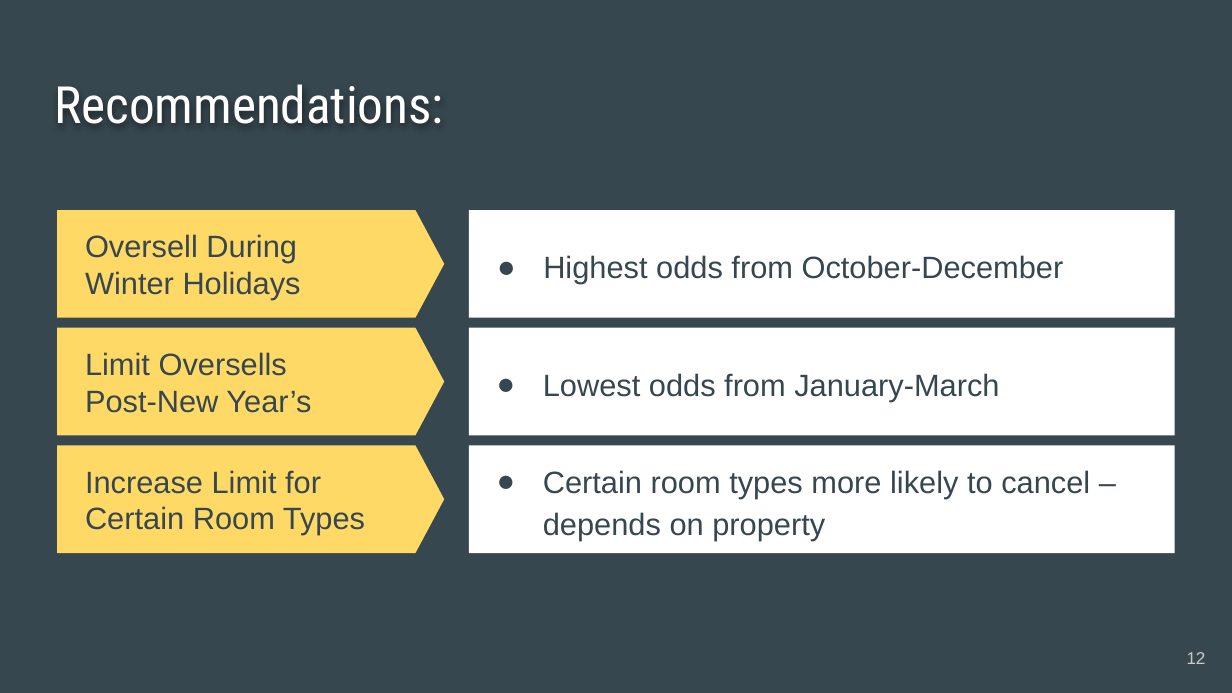
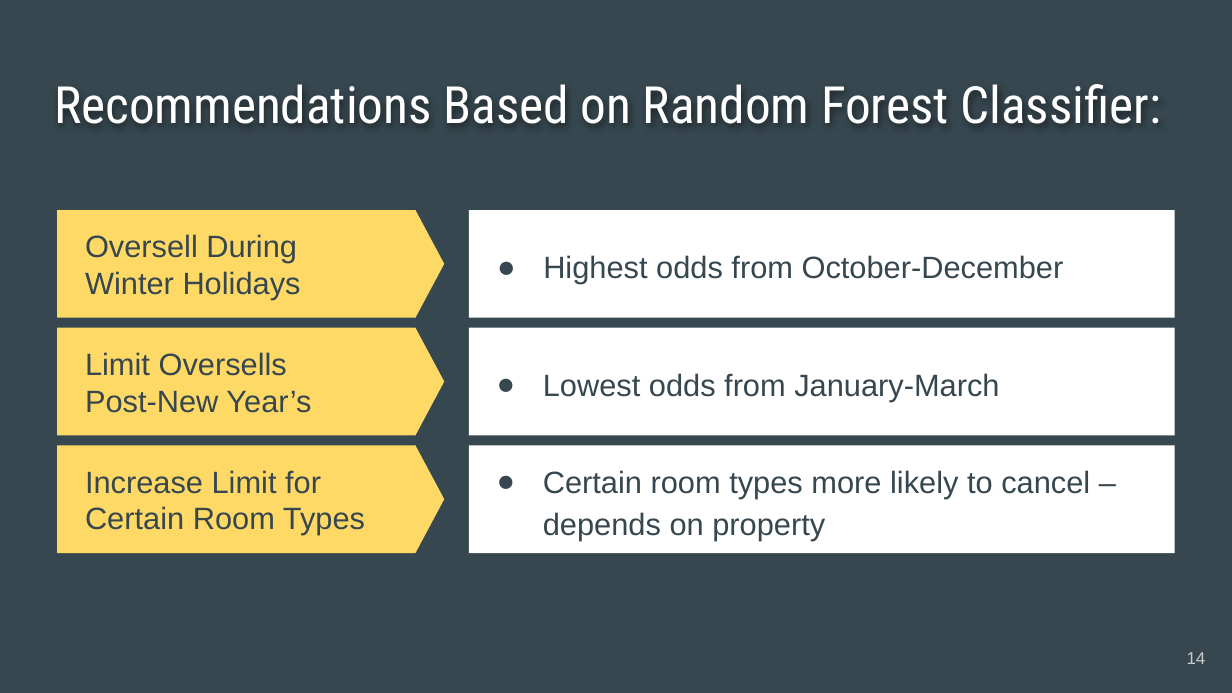
Before and after one commit to BenJMcCarty/Hotel_Cancel_Culture, a slide deck: slide 14 of Hotel_Cancel_Culture_Presentation.pptx (slide 12 before the commit). Drawn at 1232x693 pixels with LibreOffice and Linux fonts; fonts in the diff are those of the drawing. Boxes give left, top, right and bottom in pixels: in the first picture for what was removed or moved away, otherwise in the second. Text is boxed around its words. In the diff, an @@ line names an element or a change of style, - is before the commit and + after.

```diff
--- a/Hotel_Cancel_Culture_Presentation.pptx
+++ b/Hotel_Cancel_Culture_Presentation.pptx
@@ title at (x1=54, y1=84, x2=1161, y2=124): text changed @@
-Recommendations:
+Recommendations Based on Random Forest Classifier:
@@ page number at (x1=1187, y1=652, x2=1206, y2=664): text changed @@
-12
+14
```
Also in this commit, not shown: 3 other slides changed, 6 slides added, 3 slides removed, 8 other files.
